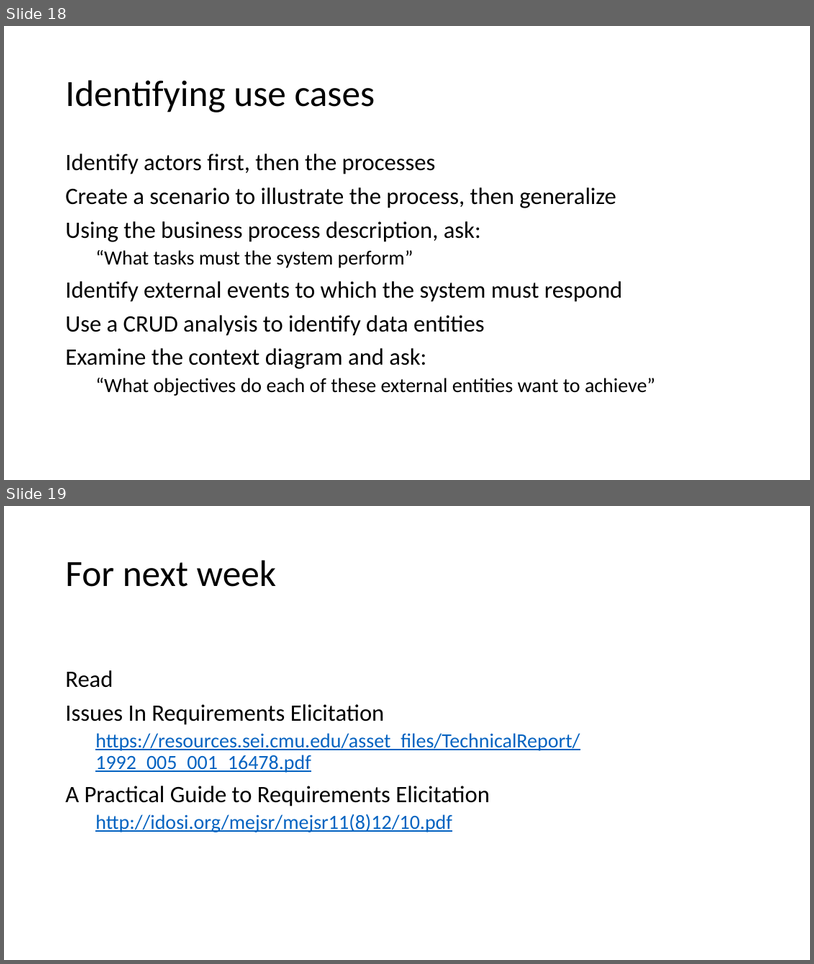
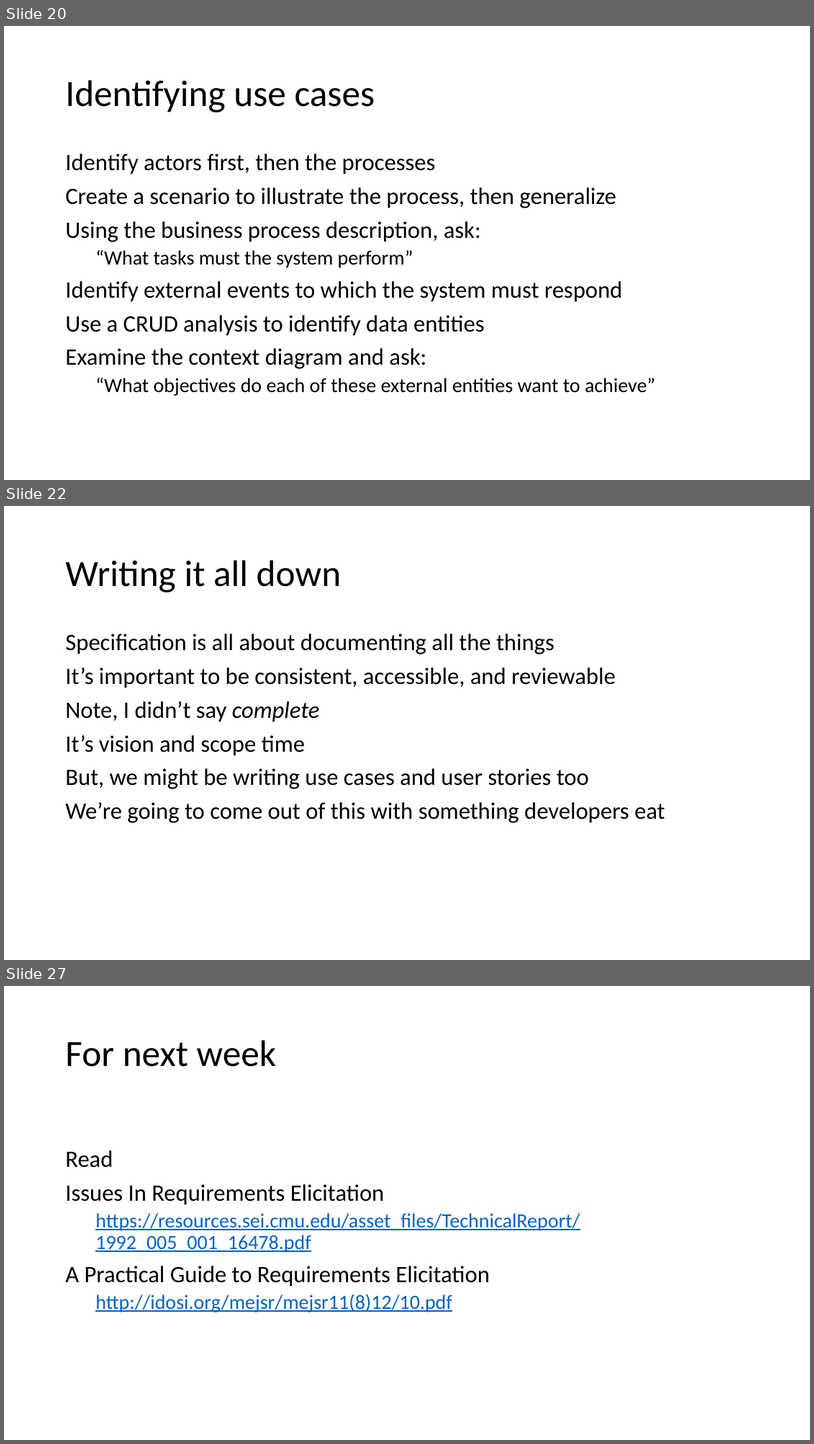
Before and after one commit to MengshanChen/SU_CPSC_5100_18FQ, a slide deck: lectures/Elicitation.pptx. Shown one above the other, each under a label of ours: slides 18 and 19 before the commit, slides 20, 22 and 27 after it; the slides between them are not shown. The pictures are 814x964 and 814x1444 pixels, drawn with LibreOffice and Linux fonts; fonts in the diff are those of the drawing. Boxes give left, top, right and bottom in pixels: in the first picture for what was removed or moved away, otherwise in the second. Text is boxed around its words. In the diff, an @@ line names an element or a change of style, - is before the commit and + after.

```diff
--- a/lectures/Elicitation.pptx
+++ b/lectures/Elicitation.pptx
@@ slide 22 added at [4,506,810,960], background #FFFFFF @@
@@ title added at [65,560,341,592], 44 pt, text #000000 @@
+Writing it all down
@@ text added at [65,633,665,823], 28 pt, text #000000 @@
+Specification is all about documenting all the things
+It’s important to be consistent, accessible, and reviewable
+Note, I didn’t say complete
+It’s vision and scope time
+But, we might be writing use cases and user stories too
+We’re going to come out of this with something developers eat
@@ what was slide 18 is now slide 20 @@
@@ what was slide 19 is now slide 27 @@
```
Also in this commit, not shown: 1 slide changed, 7 other slides added, 3 other files.
